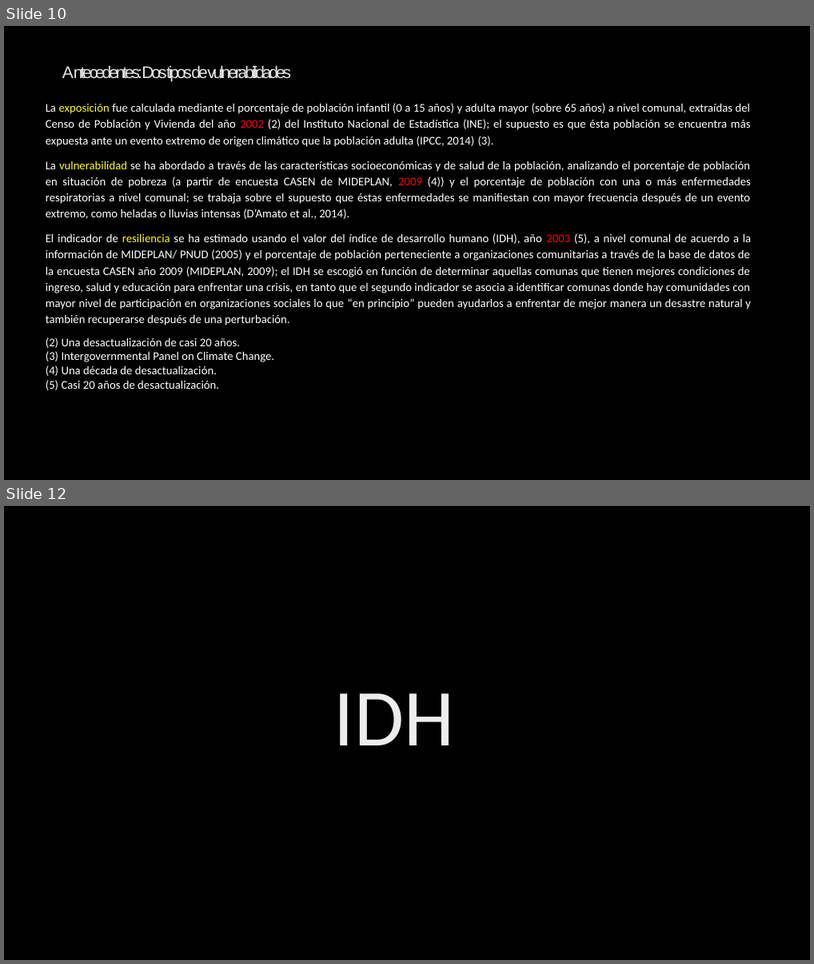
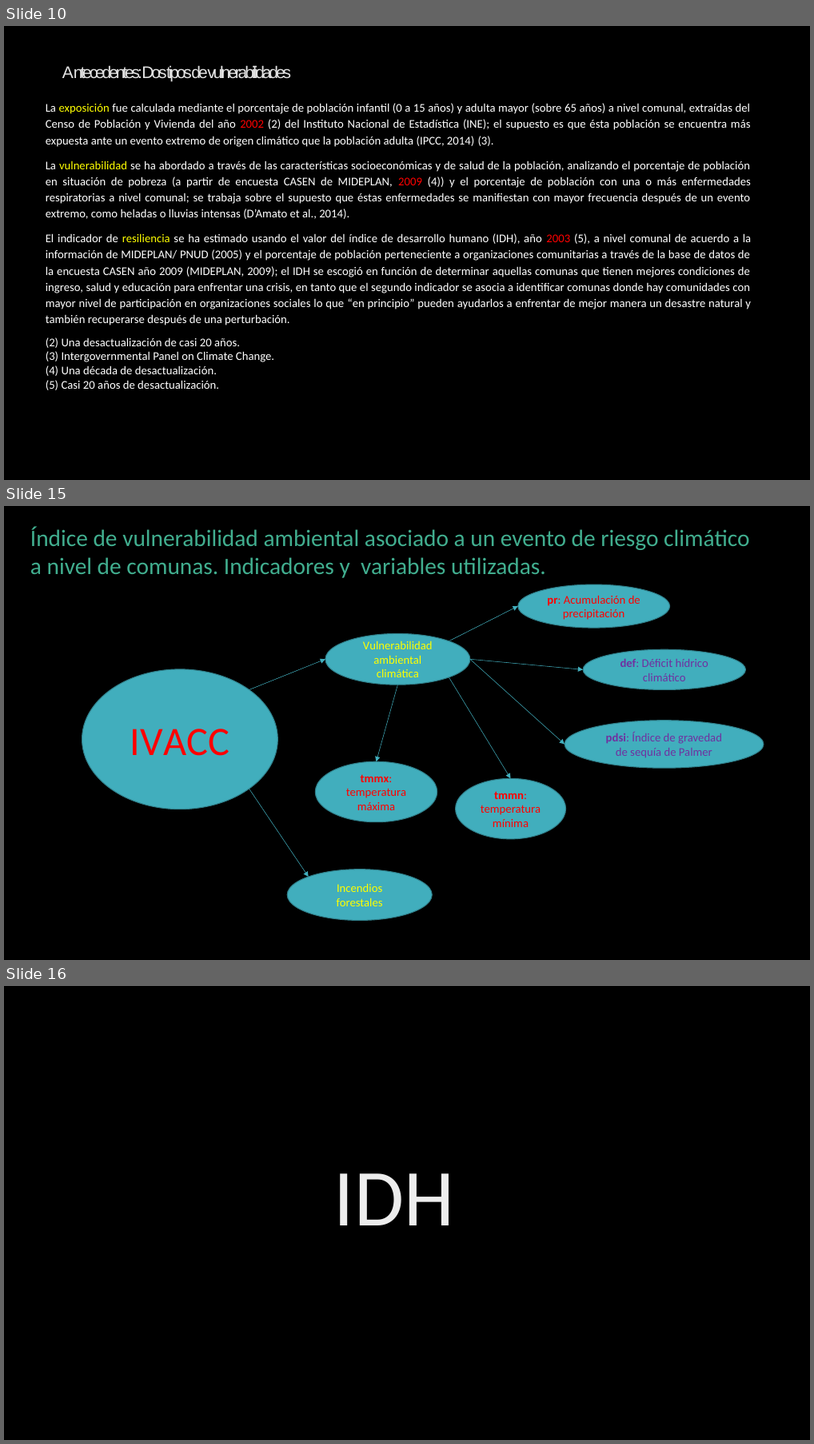
Before and after one commit to Sud-Austral/ds_indices, a slide deck: indices.pptx. Shown one above the other, each under a label of ours: slides 10 and 12 before the commit, slides 10, 15 and 16 after it; the slides between them are not shown. The pictures are 814x964 and 814x1444 pixels, drawn with LibreOffice and Linux fonts; fonts in the diff are those of the drawing; background and template pictures are left out. Boxes give left, top, right and bottom in pixels: in the first picture for what was removed or moved away, otherwise in the second. Text is boxed around its words. In the diff, an @@ line names an element or a change of style, - is before the commit and + after.

```diff
--- a/indices.pptx
+++ b/indices.pptx
@@ slide 15 added at [4, 506, 810, 960], background picture (left out) @@
@@ text added at [30, 526, 750, 578], 28 pt, text #41AE8F @@
+Índice de vulnerabilidad ambiental asociado a un evento de riesgo climático a nivel de comunas. Indicadores y variables utilizadas.
@@ ellipse added at [518, 584, 670, 628], fill #41AEBD, outline #30818C 1 pt, 14 pt, text #FF0000 @@
+pr: Acumulación de precipitación
@@ arrow added from (450, 641) to (518, 607), #41AEBD 0.5 pt @@
@@ ellipse added at [326, 634, 470, 684], fill #41AEBD, outline #30818C 1 pt, 14 pt, text #FFFF00 @@
+Vulnerabilidad ambiental climática
@@ ellipse added at [583, 649, 746, 689], fill #41AEBD, outline #30818C 1 pt, 14 pt, text #7030A0 @@
+def: Déficit hídrico climático
@@ ellipse added at [82, 669, 278, 809], fill #41AEBD, outline #30818C 1 pt, 48 pt, text #FF0000 @@
+IVACC
@@ arrow added from (249, 690) to (326, 659), #41AEBD 0.5 pt @@
@@ arrow added from (470, 659) to (583, 669), #41AEBD 0.5 pt @@
@@ arrow added from (470, 659) to (565, 744), #41AEBD 0.5 pt @@
@@ arrow added from (398, 684) to (377, 761), #41AEBD 0.5 pt @@
@@ arrow added from (450, 677) to (511, 778), #41AEBD 0.5 pt @@
@@ ellipse added at [565, 720, 764, 768], fill #41AEBD, outline #30818C 1 pt, 14 pt, text #7030A0 @@
+pdsi: Índice de gravedad de sequía de Palmer
@@ ellipse added at [315, 761, 438, 822], fill #41AEBD, outline #30818C 1 pt, 14 pt, text #FF0000 @@
+tmmx: temperatura máxima
@@ arrow added from (249, 788) to (309, 876), #41AEBD 0.5 pt @@
@@ ellipse added at [456, 778, 566, 839], fill #41AEBD, outline #30818C 1 pt, 14 pt, text #FF0000 @@
+tmmn: temperatura mínima
@@ ellipse added at [288, 869, 432, 920], fill #41AEBD, outline #30818C 1 pt, 14 pt, text #FFFF00 @@
+Incendios forestales
@@ what was slide 12 is now slide 16 @@
```
Also in this commit, not shown: 3 slides changed, 13 other slides added, 3 slides removed, 14 other files.
